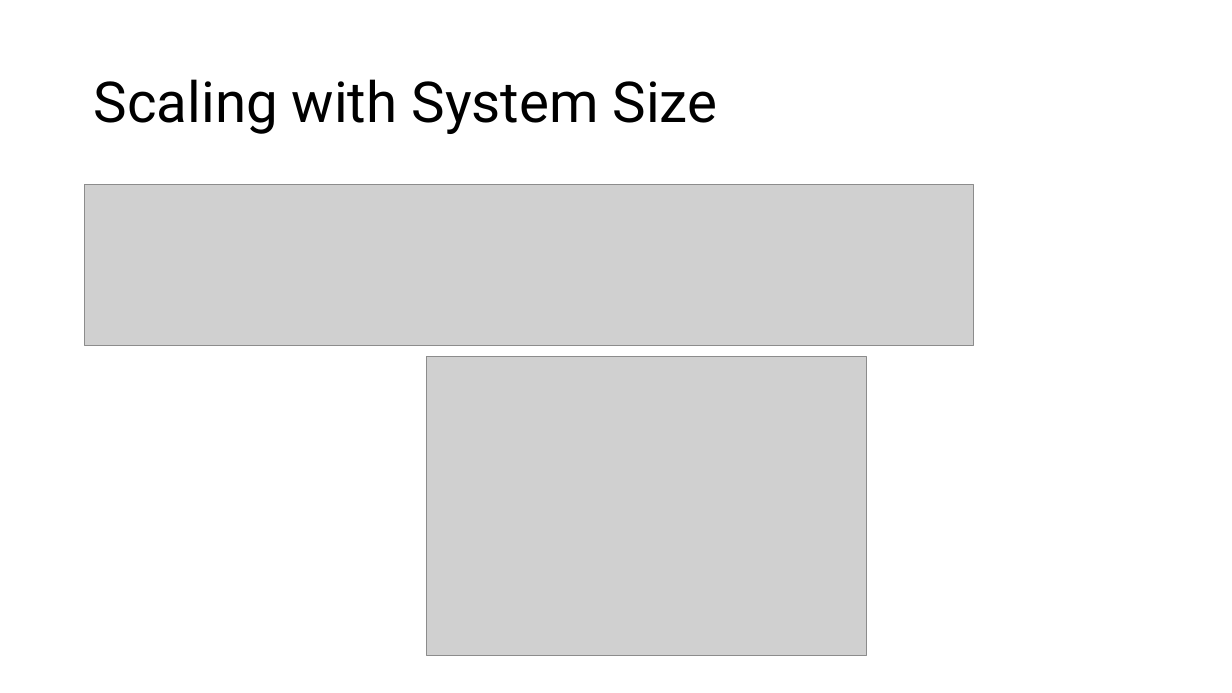
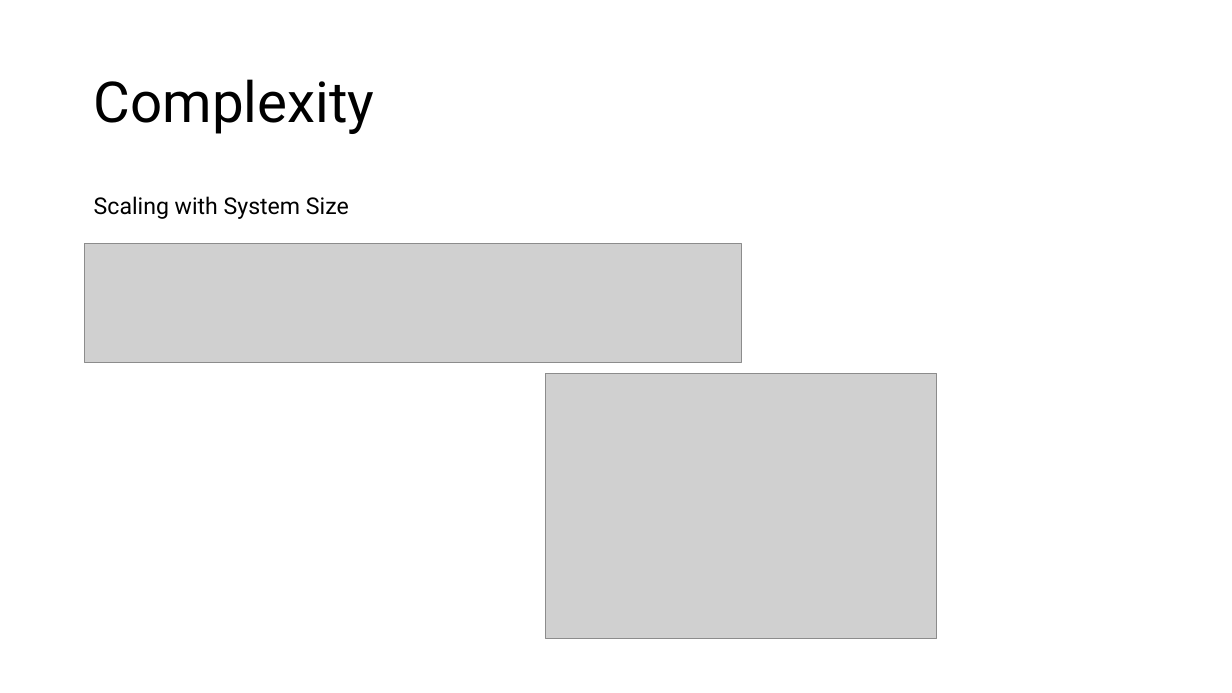
Before and after one commit to ahmad-shafiei/Quantum_Algorithm_Fundation, a slide deck: slide 15 of Presentation/Main_structure_backup.pptx (slide 11 before the commit). Drawn at 1232x693 pixels with LibreOffice and Linux fonts; fonts in the diff are those of the drawing; grey boxes stand for pictures. Boxes give left, top, right and bottom in pixels: in the first picture for what was removed or moved away, otherwise in the second. Text is boxed around its words. In the diff, an @@ line names an element or a change of style, - is before the commit and + after.

```diff
--- a/Presentation/Main_structure_backup.pptx
+++ b/Presentation/Main_structure_backup.pptx
@@ title at box(94, 79, 375, 134): text changed @@
-Scaling with System Size
+Complexity
@@ text added at box(94, 196, 349, 219), 18 pt, text #000000 @@
+Scaling with System Size
@@ picture: place and size @@
-picture at box(85, 185, 974, 347)
+picture at box(85, 243, 742, 362)
@@ picture: place and size @@
-picture at box(426, 357, 866, 655)
+picture at box(545, 373, 937, 640)
```
Also in this commit, not shown: 9 other slides changed, 3 slides added, 1 slide removed, 21 other files.
